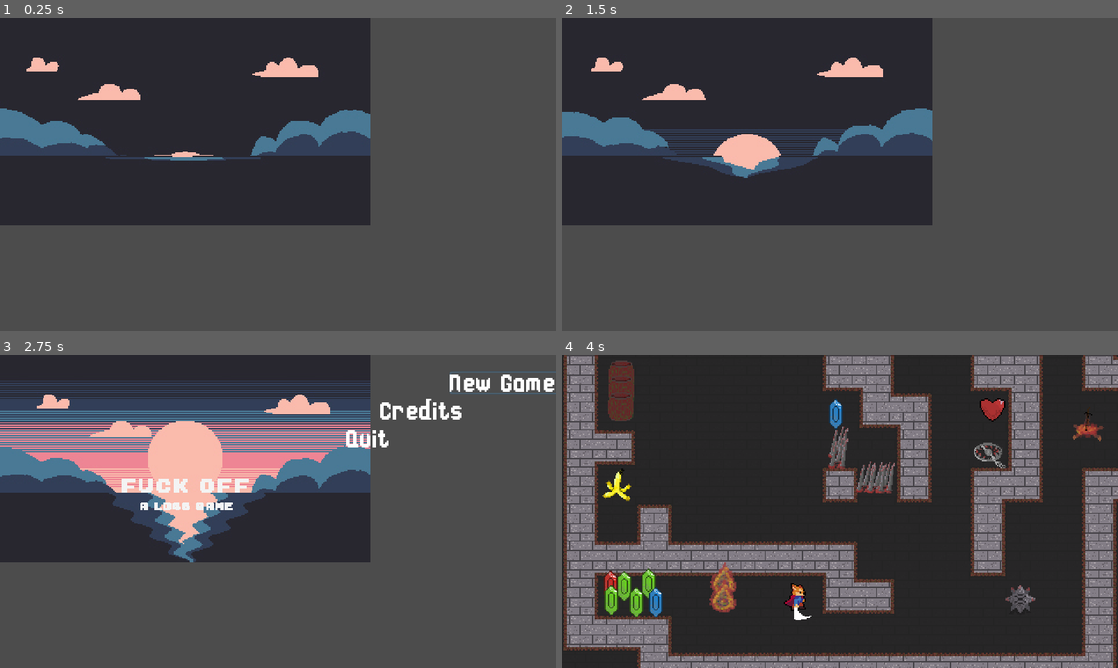
Above: before the commit, frames 1-4 (two rows, left to right).
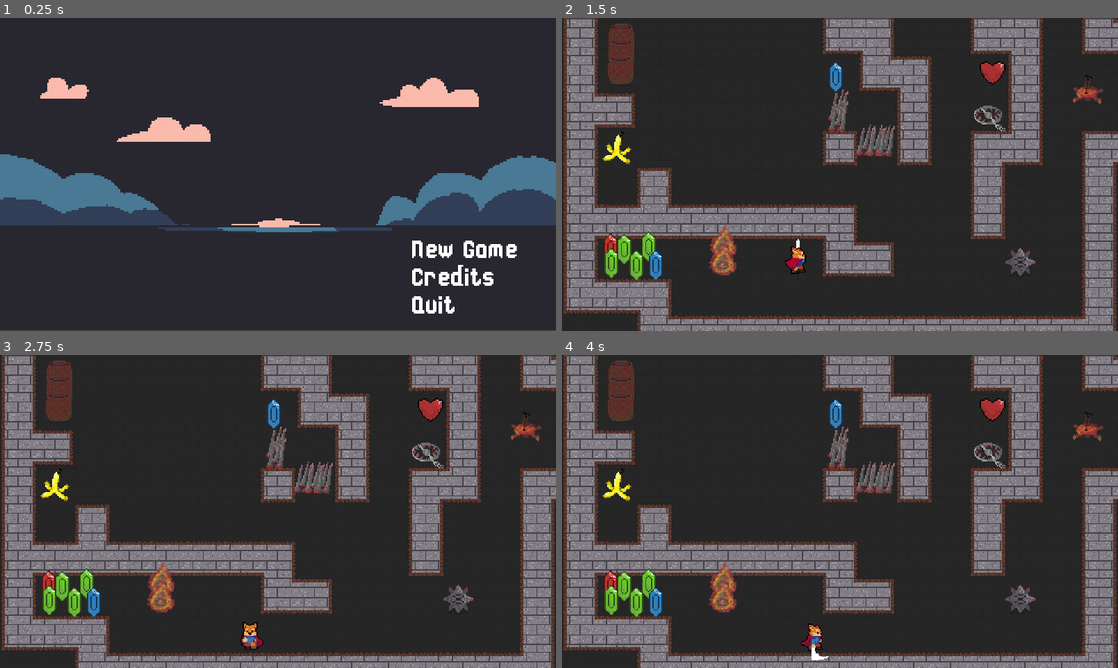
Above: after the commit, the same moments.

Repository: creyD/ludum_dare_46
Game: Godot game, scene res://Menus/TitleScreen/TitleScreen.tscn
Two runs of this game, one before a commit and one after it. Both use one fixed random seed, a clock stepped at 60 frames per second and the inputs below. Sound files missing from this copy of the repository are replaced by a short silence.
Inputs (mouse positions are in pixels of both pictures, inside the frame that each line leads up to):
- Up to frame 1 (0.25 s): no input
- Up to frame 2 (1.5 s): click (1040, 249) at 0.5 s, where only the run after the commit has a clickable "New Game"; move the mouse to (962, 158) at 1.27 s; hold D (right) from 1.28 s (still down); click (962, 158) at 1.35 s
- Up to frame 3 (2.75 s): move the mouse to (166, 527) at 2.02 s; release D (right) at 2.03 s; hold S (down) from 2.03 s (still down); tap Space (roll) at 2.1 s
- Up to frame 4 (4 s): release S (down) at 2.75 s; click (1106, 383) at 2.75 s, where only the run before the commit has a clickable "New Game"; tap Enter at 3.5 s; move the mouse to (895, 442) at 3.52 s; hold D (right) from 3.53 s (still down); click (895, 442) at 3.6 s

The runs differ from the first frame. In frame 1, 67% of the frame differs, in the area x 0-100%, y 0-100%; in frame 2, 73%; in frame 3, 85%; in frame 4, 0.5%.

Commit message:
Added sounds to titlescreen

Diff:
--- a/src/Menus/TitleScreen/TitleScreen.gd
+++ b/src/Menus/TitleScreen/TitleScreen.gd
@@ -8,5 +8,6 @@
 	animation_player.play("__INIT__")
 
 func _on_Startup_startup_finished():
+	new_game_button.ignore_once = true # Pauls russian solution for ignoring the first sound click in the titlescreen
 	new_game_button.grab_focus()
 	animation_player.play("show_buttons")
--- a/src/Menus/TitleScreen/TitleScreen.tscn
+++ b/src/Menus/TitleScreen/TitleScreen.tscn
@@ -160,20 +160,23 @@
 anchor_top = -0.003002
 anchor_right = 0.998311
 anchor_bottom = 0.996998
-margin_left = 0.875977
-margin_right = 0.875977
+margin_left = 0.810538
+margin_top = -0.18946
+margin_right = -141.189
+margin_bottom = -89.1895
 script = ExtResource( 3 )
 __meta__ = {
 "_edit_use_anchors_": false
 }
 
 [node name="Startup" parent="." instance=ExtResource( 2 )]
+scale = Vector2( 1.50376, 1.50079 )
 
 [node name="VBoxContainer" type="VBoxContainer" parent="."]
-anchor_left = 0.623951
-anchor_top = 0.056
-anchor_right = 0.970827
-anchor_bottom = 0.469669
+anchor_left = 0.619068
+anchor_top = 1.05219
+anchor_right = 0.965944
+anchor_bottom = 1.46586
 margin_left = 1.52588e-05
 __meta__ = {
 "_edit_group_": true,
@@ -181,7 +184,7 @@
 }
 
 [node name="NewGameButton" parent="VBoxContainer" instance=ExtResource( 1 )]
-margin_right = 166.0
+margin_right = 117.0
 scene_to_load = "res://World.tscn"
 
 [node name="Label" parent="VBoxContainer/NewGameButton" index="0"]
@@ -189,7 +192,7 @@
 
 [node name="CreditsButton" parent="VBoxContainer" instance=ExtResource( 1 )]
 margin_top = 24.0
-margin_right = 166.0
+margin_right = 117.0
 margin_bottom = 44.0
 scene_to_load = "res://Menus/Credits/Credits.tscn"
 
@@ -198,7 +201,7 @@
 
 [node name="QuitButton" parent="VBoxContainer" instance=ExtResource( 1 )]
 margin_top = 48.0
-margin_right = 166.0
+margin_right = 117.0
 margin_bottom = 68.0
 quit = true
 
--- a/src/Menus/TitleScreen/TitleScreenButton.gd
+++ b/src/Menus/TitleScreen/TitleScreenButton.gd
@@ -3,10 +3,27 @@
 
 export(String, FILE, "*.tscn,*.scn") var scene_to_load = ""
 export(bool) var quit = false
+onready var sound_focus = $Sounds/FocusChange
+onready var sound_select = $Sounds/OptionSelect
+var ignore_once = false
 
 func _pressed():
+	sound_select.play()
+
+
+func _on_OptionSelect_finished():
 	if quit:
 		get_tree().quit()
 		return
 
 	get_tree().change_scene(scene_to_load)
+
+
+func _on_TitleScreenButton_mouse_entered():
+	grab_focus()
+
+
+func _on_TitleScreenButton_focus_entered():
+	if not ignore_once:
+		sound_focus.play()
+	ignore_once = false
--- a/src/Menus/TitleScreen/TitleScreenButton.tscn
+++ b/src/Menus/TitleScreen/TitleScreenButton.tscn
@@ -1,7 +1,9 @@
-[gd_scene load_steps=3 format=2]
+[gd_scene load_steps=5 format=2]
 
 [ext_resource path="res://Fonts/Harmonic/Harmonic24.tres" type="DynamicFont" id=1]
 [ext_resource path="res://Menus/TitleScreen/TitleScreenButton.gd" type="Script" id=2]
+[ext_resource path="res://Menus/Sounds/menu_focus_change.ogg" type="AudioStream" id=3]
+[ext_resource path="res://Menus/Sounds/menu_option_select.ogg" type="AudioStream" id=4]
 
 [node name="TitleScreenButton" type="Button"]
 margin_right = 110.0
@@ -19,3 +21,14 @@
 "_edit_use_anchors_": false,
 "_editor_description_": ""
 }
+
+[node name="Sounds" type="Node" parent="."]
+
+[node name="FocusChange" type="AudioStreamPlayer" parent="Sounds"]
+stream = ExtResource( 3 )
+
+[node name="OptionSelect" type="AudioStreamPlayer" parent="Sounds"]
+stream = ExtResource( 4 )
+[connection signal="focus_entered" from="." to="." method="_on_TitleScreenButton_focus_entered"]
+[connection signal="mouse_entered" from="." to="." method="_on_TitleScreenButton_mouse_entered"]
+[connection signal="finished" from="Sounds/OptionSelect" to="." method="_on_OptionSelect_finished"]
Not shown, added: src/Menus/Sounds/menu_focus_change.ogg.import
Not shown, added: src/Menus/Sounds/menu_option_select.ogg.import
Not shown, added: src/Menus/Sounds/menu_focus_change.ogg
Not shown, added: src/Menus/Sounds/menu_option_select.ogg
